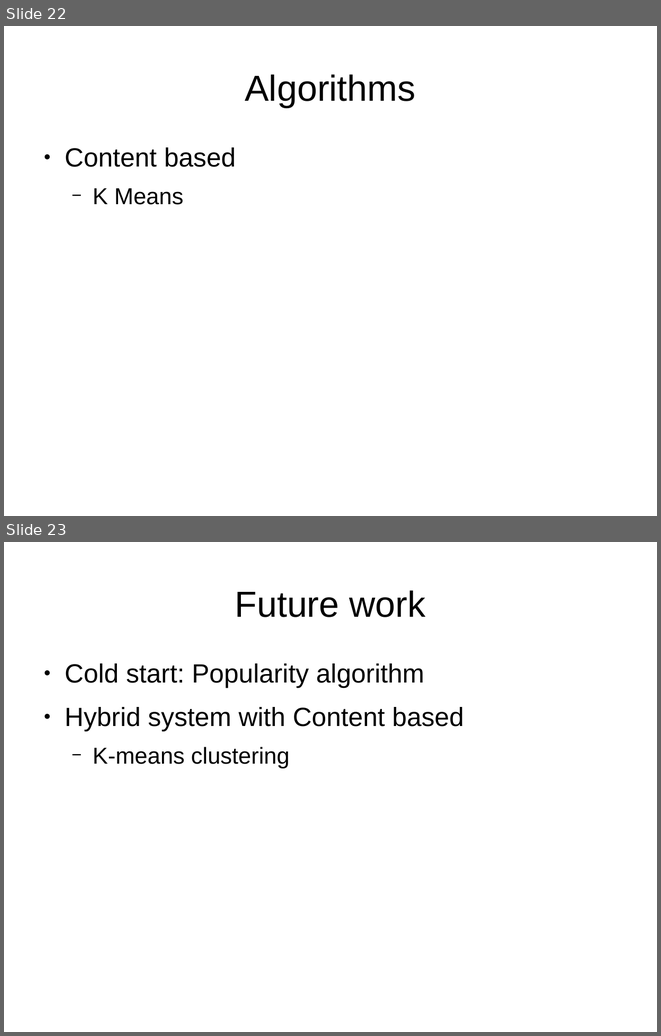
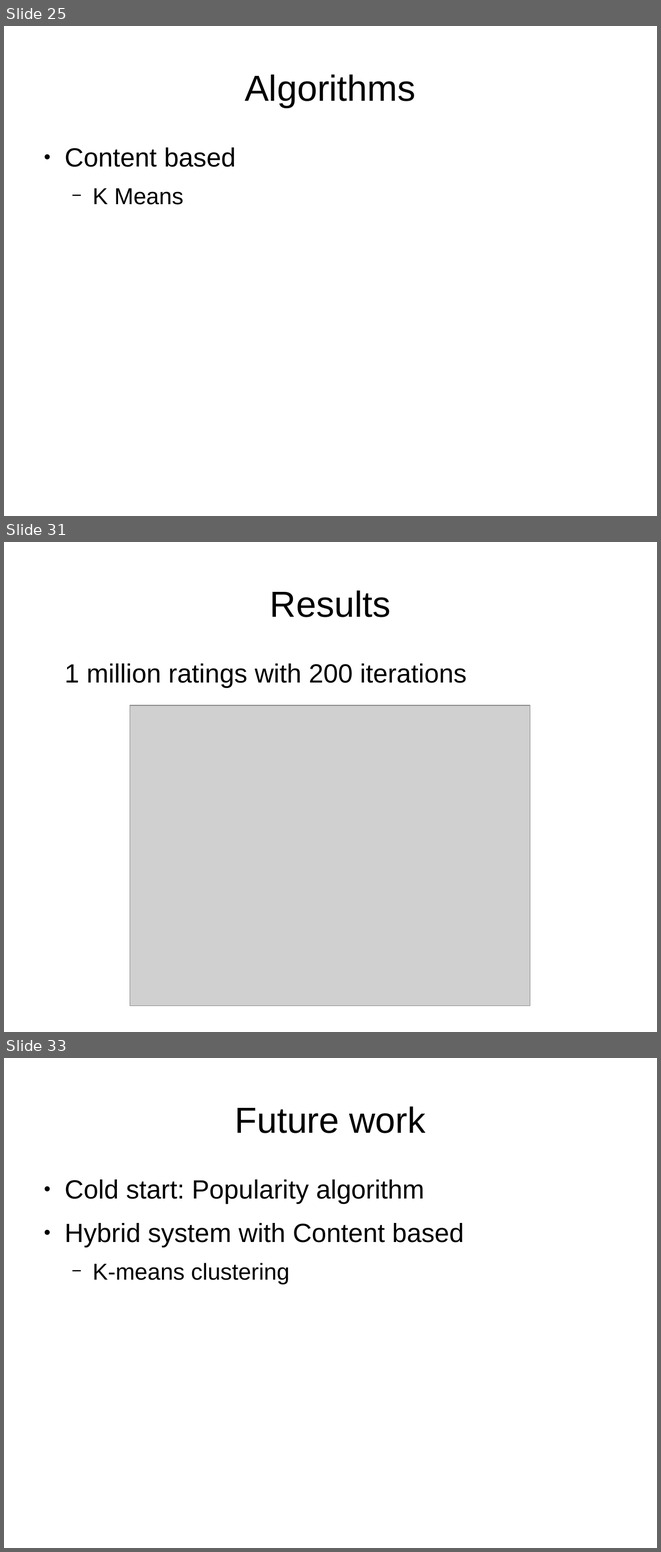
Before and after one commit to DriesSmit/Recommendation-System, a slide deck: Presentation.odp. Shown one above the other, each under a label of ours: slides 22 and 23 before the commit, slides 25, 31 and 33 after it; the slides between them are not shown. The pictures are 661x1036 and 661x1552 pixels, drawn with LibreOffice and Linux fonts; fonts in the diff are those of the drawing; grey boxes stand for pictures. Boxes give left, top, right and bottom in pixels: in the first picture for what was removed or moved away, otherwise in the second. Text is boxed around its words. In the diff, an @@ line names an element or a change of style, - is before the commit and + after.

```diff
--- a/Presentation.odp
+++ b/Presentation.odp
@@ slide 31 added at box(4, 542, 657, 1032), background #FFFFFF @@
@@ title added at box(270, 590, 391, 617), 44 pt, text #000000 @@
+Results
@@ text added at box(64, 663, 467, 688), 32 pt, text #000000 @@
+1 million ratings with 200 iterations
@@ picture added at box(130, 706, 531, 1006) @@
@@ what was slide 22 is now slide 25 @@
@@ what was slide 23 is now slide 33 @@
```
Also in this commit, not shown: 3 slides changed, 10 other slides added, 1 slide removed, 4 other files.
